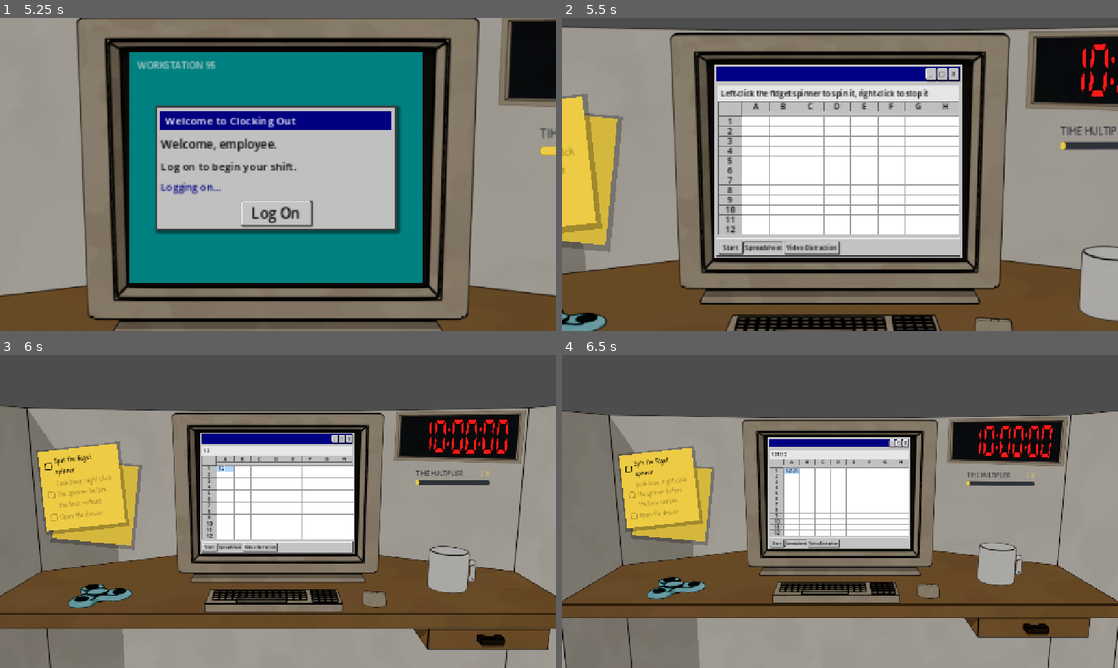
Above: before the commit, frames 1-4 (two rows, left to right).
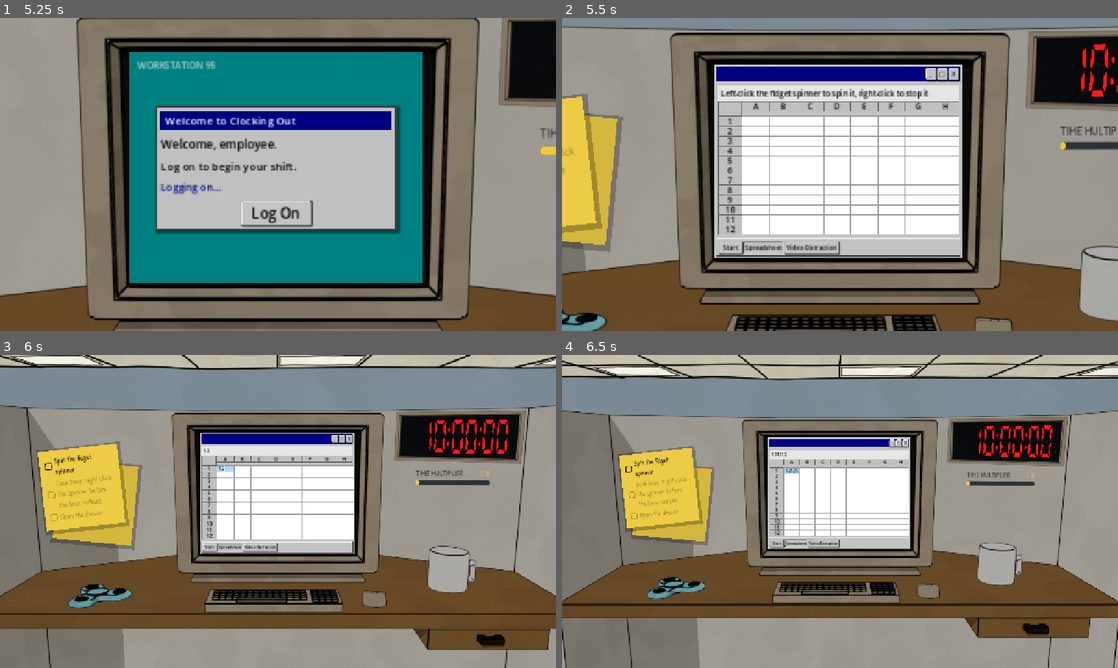
Above: after the commit, the same moments.

Repository: Jelleas/gmtk-2026
Game: Godot game, scene res://src/main.tscn
Same seed, same stepped clock (60 frames per second), same inputs: the game is played once before the commit and once after it.
Inputs (mouse positions are in pixels of both pictures, inside the frame that each line leads up to):
- Up to frame 1 (5.25 s): click "Start" at 0.5 s; click "Start" at 1.25 s; click "_" at 2 s; click "□" at 2.75 s; click "Spreadsheet" at 3.5 s; click "Video Distraction" at 4.25 s; click "Log On" at 5 s
- Up to frame 2 (5.5 s): no input
- Up to frame 3 (6 s): click (211, 461) at 5.77 s; type "12" at 5.85 s
- Up to frame 4 (6.5 s): click (795, 461) at 6 s; type "12" at 6.08 s; click (817, 461) at 6.23 s; type "12" at 6.32 s

Frame 1 is identical in both runs. In frame 2, 3.6% of the frame differs, in the area x 0-100%, y 0-4%; in frame 3, 17%; in frame 4, 19%, in the area x 0-100%, y 0-21%.

Commit message:
add backdrop

Diff:
--- a/src/office/office_view.tscn
+++ b/src/office/office_view.tscn
@@ -2,6 +2,7 @@
 
 [ext_resource type="Texture2D" uid="uid://ctonnthnl437k" path="res://resources/images/cubicle-28mm.png" id="1_4toum"]
 [ext_resource type="Texture2D" uid="uid://cj40lc5tqod7i" path="res://resources/images/desk-28mm.png" id="2_8664f"]
+[ext_resource type="Texture2D" uid="uid://dg37qpchtefrg" path="res://resources/images/backdrop.png" id="2_eahjm"]
 [ext_resource type="Texture2D" uid="uid://bjhrtd4552dsc" path="res://resources/images/screen-28mm.png" id="3_lefqp"]
 [ext_resource type="Texture2D" uid="uid://cj3nogtr4c6c0" path="res://resources/images/drawer-28mm.png" id="4_ovhle"]
 [ext_resource type="Script" uid="uid://egprfxwnyopd" path="res://src/office/office_drawer.gd" id="6_drawer"]
@@ -195,6 +196,11 @@
 [node name="OfficeView" type="Node2D" unique_id=1646300841]
 script = ExtResource("9_view")
 
+[node name="Backdrop" type="Sprite2D" parent="." unique_id=713165776]
+z_index = -100
+texture = ExtResource("2_eahjm")
+offset = Vector2(640, 360)
+
 [node name="Cubicle" type="Sprite2D" parent="." unique_id=1034416873]
 texture = ExtResource("1_4toum")
 offset = Vector2(640, 360)
Binary file added: resources/images/backdrop.png
Not shown, added: resources/images/backdrop.png.import
